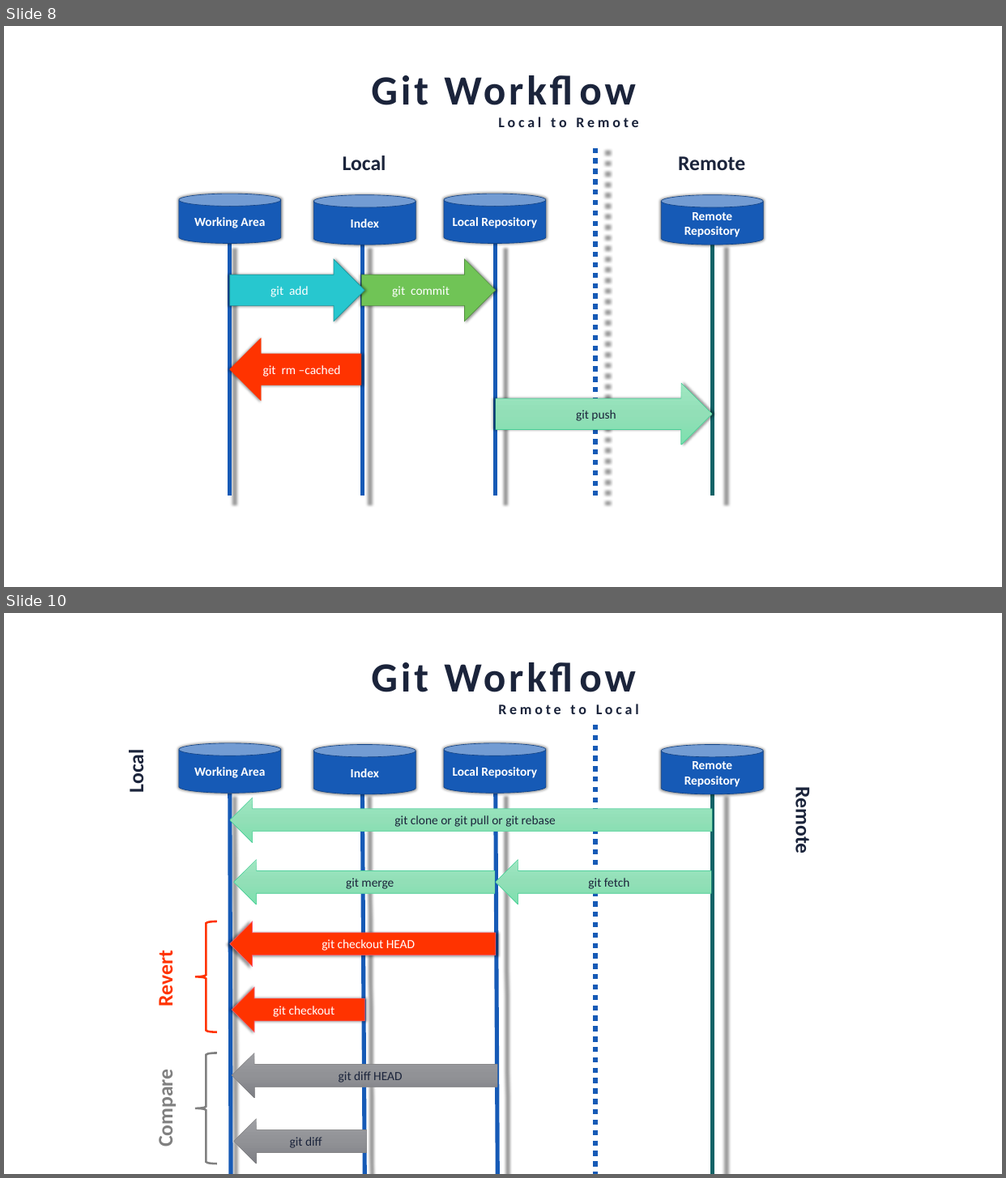
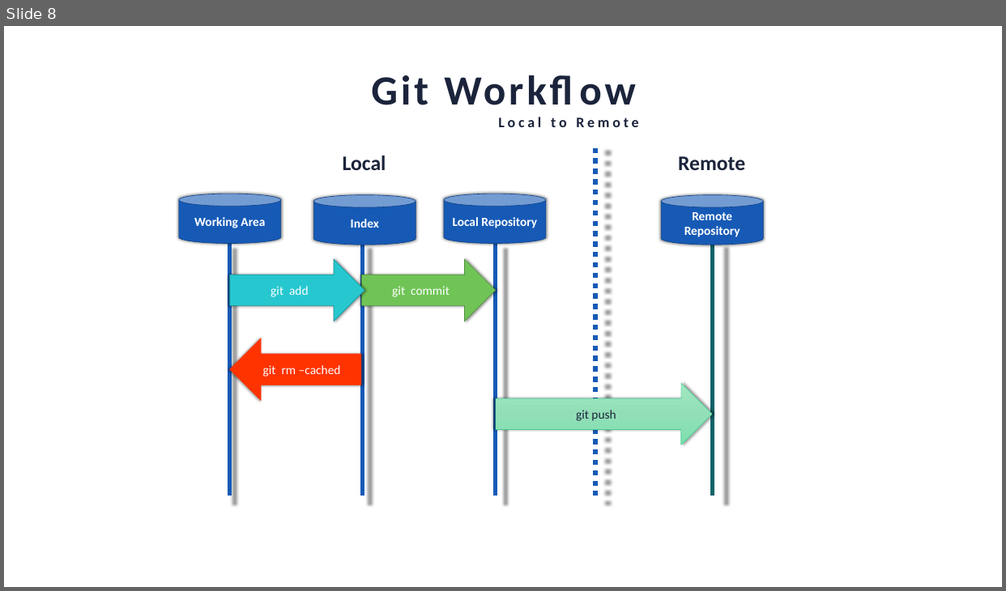
Before and after one commit to iAvinashVarma/GitBasics, a slide deck: Presentation/Git.pptx. Shown one above the other, each under a label of ours: slides 8 and 10 before the commit, slide 8 after it; the slides between them are not shown. The pictures are 1006x1178 and 1006x591 pixels, drawn with LibreOffice and Linux fonts; fonts in the diff are those of the drawing. Boxes give left, top, right and bottom in pixels: in the first picture for what was removed or moved away, otherwise in the second. Text is boxed around its words. In the diff, an @@ line names an element or a change of style, - is before the commit and + after.

```diff
--- a/Presentation/Git.pptx
+++ b/Presentation/Git.pptx
@@ slide 10 removed at (x1=4, y1=613, x2=1002, y2=1174), background #FFFFFF @@
@@ text removed at (x1=371, y1=662, x2=639, y2=714) @@
-Git Workflow
-Remote to Local
@@ line removed from (595, 725) to (595, 1174) @@
@@ text removed at (x1=124, y1=755, x2=149, y2=792) @@
-Local
@@ cylinder removed at (x1=179, y1=743, x2=281, y2=793) @@
-Working Area
@@ cylinder removed at (x1=313, y1=745, x2=415, y2=794) @@
-Index
@@ cylinder removed at (x1=444, y1=743, x2=546, y2=793) @@
-Local Repository
@@ cylinder removed at (x1=661, y1=745, x2=763, y2=794) @@
-Remote Repository
@@ line removed from (230, 794) to (231, 1174) @@
@@ right arrow removed at (x1=230, y1=798, x2=712, y2=843) @@
-git clone or git pull or git rebase
@@ line removed from (362, 794) to (364, 1174) @@
@@ line removed from (496, 794) to (497, 1174) @@
@@ line removed from (712, 794) to (712, 1174) @@
@@ text removed at (x1=791, y1=793, x2=816, y2=852) @@
-Remote
@@ right arrow removed at (x1=234, y1=860, x2=495, y2=905) @@
-git merge
@@ right arrow removed at (x1=496, y1=860, x2=711, y2=905) @@
-git fetch
@@ left brace removed at (x1=195, y1=922, x2=217, y2=1033) @@
@@ right arrow removed at (x1=230, y1=922, x2=496, y2=967) @@
-git checkout HEAD
@@ text removed at (x1=153, y1=956, x2=178, y2=1006) @@
-Revert
@@ right arrow removed at (x1=232, y1=987, x2=364, y2=1033) @@
-git checkout
@@ left brace removed at (x1=195, y1=1053, x2=217, y2=1164) @@
@@ right arrow removed at (x1=232, y1=1053, x2=498, y2=1098) @@
-git diff HEAD
@@ text removed at (x1=153, y1=1077, x2=178, y2=1145) @@
-Compare
@@ right arrow removed at (x1=234, y1=1119, x2=367, y2=1164) @@
-git diff
```
Also in this commit, not shown: 1 slide changed, 1 slide added.
